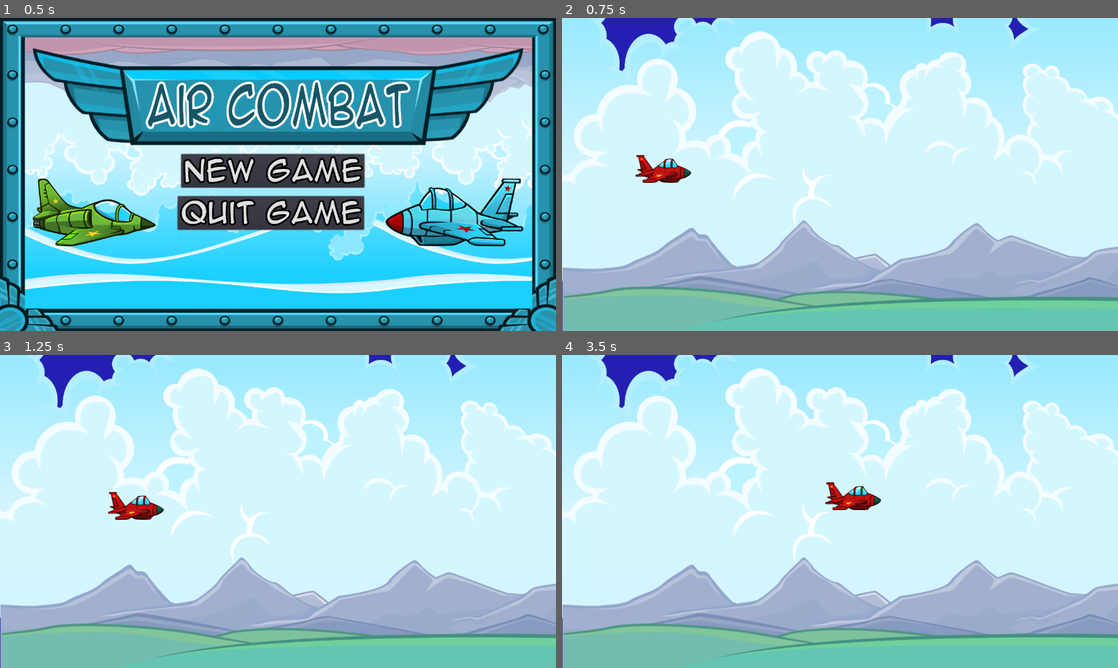
Above: before the commit, frames 1-4 (two rows, left to right).
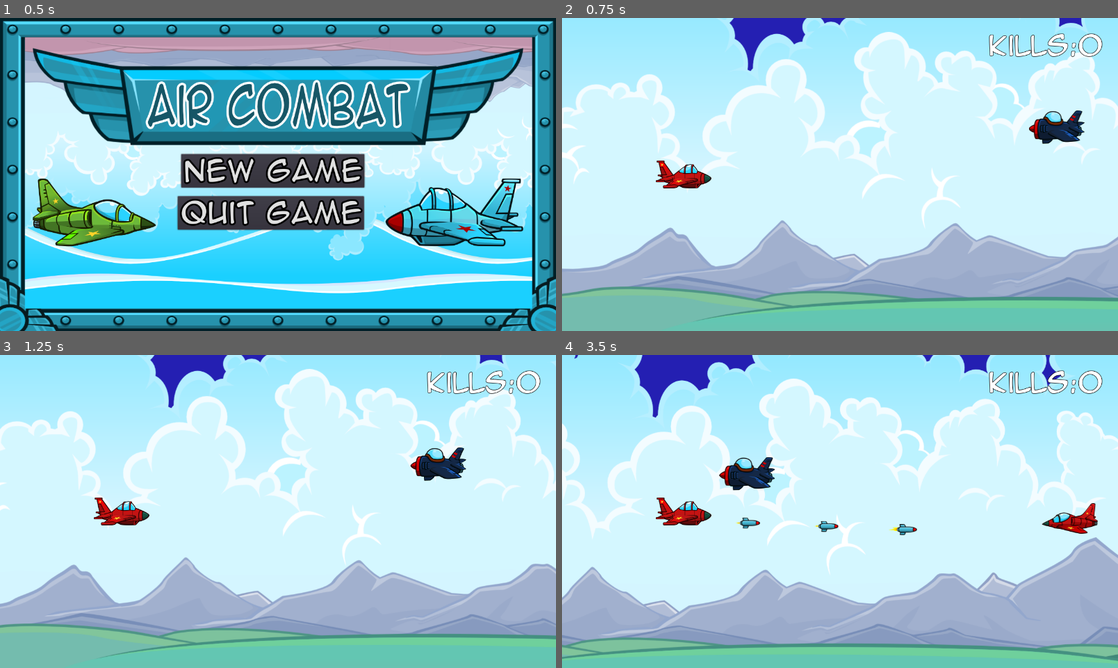
Above: after the commit, the same moments.

Repository: Stenters/GodotTutorial
Game: Godot game, scene res://TitleScene.tscn
The game is run twice, just before and just after one commit, with the same random seed, the same clock (stepped at 60 frames per second) and the same inputs.
Inputs:
- Up to frame 1 (0.5 s): no input
- Up to frame 2 (0.75 s): click "New Game" at 0.5 s
- Up to frame 3 (1.25 s): no input
- Up to frame 4 (3.5 s): hold Up (PLAYER_UP) 1.28-2.03 s; tap Space (PLAYER_SHOOT) at 1.35, 2.1, 2.85 s; hold Down (PLAYER_DOWN) 2.03-2.78 s; hold Up (PLAYER_UP) from 2.78 s (still down)

Frame 1 is identical in both runs. In frame 2, 24% of the frame differs, in the area x 0-100%, y 0-100%; in frame 3, 27%; in frame 4, 34%.

Commit message:
implementing tutorial

Diff:
--- /dev/null
+++ b/Bullet.gd
@@ -0,0 +1,9 @@
+extends Node2D
+
+func _on_Area2D_area_entered(area):
+	if(area.get_collision_layer_bit(2)):
+		queue_free()
+
+# Called every frame. 'delta' is the elapsed time since the previous frame.
+func _process(delta):
+	move_local_x(delta * 400)
--- /dev/null
+++ b/Bullet.tscn
@@ -0,0 +1,45 @@
+[gd_scene load_steps=9 format=2]
+
+[ext_resource path="res://Bullet.gd" type="Script" id=1]
+[ext_resource path="res://assets/graphics/bullet/bullet.png" type="Texture" id=2]
+[ext_resource path="res://assets/graphics/bullet/flame1.png" type="Texture" id=3]
+[ext_resource path="res://assets/graphics/bullet/flame.png" type="Texture" id=4]
+[ext_resource path="res://assets/graphics/bullet/flame2.png" type="Texture" id=5]
+[ext_resource path="res://assets/audio/rocket/Rocket.wav" type="AudioStream" id=6]
+
+[sub_resource type="SpriteFrames" id=1]
+animations = [ {
+"frames": [ ExtResource( 3 ), ExtResource( 4 ), ExtResource( 5 ) ],
+"loop": true,
+"name": "default",
+"speed": 5.0
+} ]
+
+[sub_resource type="RectangleShape2D" id=2]
+extents = Vector2( 23.3567, 12.5348 )
+
+[node name="BulletRoot" type="Node2D"]
+script = ExtResource( 1 )
+
+[node name="bullet" type="Sprite" parent="."]
+position = Vector2( 0.0266724, 0.486656 )
+texture = ExtResource( 2 )
+
+[node name="AnimatedSprite" type="AnimatedSprite" parent="bullet"]
+position = Vector2( -28.2338, -0.513336 )
+z_index = -1
+frames = SubResource( 1 )
+playing = true
+
+[node name="Area2D" type="Area2D" parent="."]
+collision_layer = 9
+collision_mask = 4
+
+[node name="CollisionShape2D" type="CollisionShape2D" parent="Area2D"]
+position = Vector2( -0.368057, 0.552078 )
+shape = SubResource( 2 )
+
+[node name="AudioStreamPlayer2D" type="AudioStreamPlayer2D" parent="."]
+stream = ExtResource( 6 )
+autoplay = true
+[connection signal="area_entered" from="Area2D" to="." method="_on_Area2D_area_entered"]
--- /dev/null
+++ b/Enemy.gd
@@ -0,0 +1,32 @@
+extends Node2D
+
+var sprite = null
+var speed = 100
+const sprites = [ "enemy1_blue.png", "enemy1_green.png",
+        "enemy1_red.png", "enemy1_yellow.png",
+        "enemy2_blue.png", "enemy2_pink.png",
+        "enemy2_red.png", "enemy2_yellow.png"]
+
+onready var explode = preload("res://Explosion.tscn").instance()
+
+# Called when the node enters the scene tree for the first time.
+func _ready():
+	speed = speed + (globals.currentStage * 10)
+
+func _enter_tree():
+	sprite = Sprite.new()
+	sprite.texture = load("res://assets/graphics/enemies/" + sprites[randi()%sprites.size()])
+	add_child(sprite)
+
+# Called every frame. 'delta' is the elapsed time since the previous frame.
+func _process(delta):
+	move_local_x(delta * -speed)
+
+func _on_Area2D_area_entered(area):
+	if(area.get_collision_layer_bit(3)):
+		explode.set_position(self.get_position())
+		get_parent().add_child(explode)
+		for i in get_parent().get_children():
+			print("child: " + i.name)
+		globals.kills += 1
+		queue_free()
--- /dev/null
+++ b/Enemy.tscn
@@ -0,0 +1,14 @@
+[gd_scene load_steps=2 format=2]
+
+[ext_resource path="res://Enemy.gd" type="Script" id=1]
+
+[node name="EnemyRoot" type="Node2D"]
+script = ExtResource( 1 )
+
+[node name="Area2D" type="Area2D" parent="."]
+collision_layer = 4
+collision_mask = 10
+
+[node name="CollisionPolygon2D" type="CollisionPolygon2D" parent="Area2D"]
+polygon = PoolVector2Array( 44.2962, -37.4404, 57.2376, -38.0875, 54.0023, 31.4722, 19.0606, 34.384, 2.88396, 27.5898, -8.43972, 26.9428, -16.8516, 35.6782, -32.3812, 37.9429, -33.6753, 27.9134, -47.5873, 27.9134, -51.7932, 12.0602, -64.0875, 3.64835, -50.1756, -7.3518, -45.3225, -19.9696, -28.4988, -22.2343, -18.4693, -35.4992, 0.295685, -36.7934, 9.0311, -30.6462, 15.1782, -16.0872, 24.2372, -12.8519 )
+[connection signal="area_entered" from="Area2D" to="." method="_on_Area2D_area_entered"]
--- /dev/null
+++ b/Explosion.gd
@@ -0,0 +1,5 @@
+extends Node2D
+
+# Called when the node enters the scene tree for the first time.
+func _ready():
+	$AnimationPlayer.play("Explode")
--- /dev/null
+++ b/Explosion.tscn
@@ -0,0 +1,64 @@
+[gd_scene load_steps=5 format=2]
+
+[ext_resource path="res://Explosion.gd" type="Script" id=1]
+[ext_resource path="res://assets/graphics/explosion/explosion.png" type="Texture" id=2]
+[ext_resource path="res://assets/audio/explode/explode.wav" type="AudioStream" id=3]
+
+[sub_resource type="Animation" id=1]
+resource_name = "Explode"
+length = 2.0
+tracks/0/type = "audio"
+tracks/0/path = NodePath("AudioStreamPlayer2D")
+tracks/0/interp = 1
+tracks/0/loop_wrap = true
+tracks/0/imported = false
+tracks/0/enabled = true
+tracks/0/keys = {
+"clips": [ {
+"end_offset": 0.0,
+"start_offset": 0.0,
+"stream": ExtResource( 3 )
+} ],
+"times": PoolRealArray( 0 )
+}
+tracks/1/type = "method"
+tracks/1/path = NodePath(".")
+tracks/1/interp = 1
+tracks/1/loop_wrap = true
+tracks/1/imported = false
+tracks/1/enabled = true
+tracks/1/keys = {
+"times": PoolRealArray( 2 ),
+"transitions": PoolRealArray( 1 ),
+"values": [ {
+"args": [  ],
+"method": "queue_free"
+} ]
+}
+tracks/2/type = "value"
+tracks/2/path = NodePath("Sprite:frame")
+tracks/2/interp = 1
+tracks/2/loop_wrap = true
+tracks/2/imported = false
+tracks/2/enabled = true
+tracks/2/keys = {
+"times": PoolRealArray( 0, 0.2, 0.4, 0.6, 0.8, 1, 1.2, 1.4, 1.6 ),
+"transitions": PoolRealArray( 1, 1, 1, 1, 1, 1, 1, 1, 1 ),
+"update": 1,
+"values": [ 0, 1, 2, 3, 4, 5, 6, 7, 8 ]
+}
+
+[node name="ExplosionRoot" type="Node2D"]
+script = ExtResource( 1 )
+
+[node name="Sprite" type="Sprite" parent="."]
+texture = ExtResource( 2 )
+vframes = 3
+hframes = 3
+
+[node name="AnimationPlayer" type="AnimationPlayer" parent="."]
+anims/Explode = SubResource( 1 )
+
+[node name="AudioStreamPlayer2D" type="AudioStreamPlayer2D" parent="."]
+stream = ExtResource( 3 )
+autoplay = true
--- /dev/null
+++ b/GameScene.gd
@@ -0,0 +1,66 @@
+extends Node2D
+
+enum GameState { Loading, Running, GameOver }
+onready var State = GameState.Loading
+onready var enemyObj = preload("res://Enemy.tscn")
+
+var Player = null
+var cam = null
+
+# Called when the node enters the scene tree for the first time.
+func _ready():
+	var labelText = "Stage " + str(globals.currentStage)
+	$Label.set_text(labelText)
+	# $AnimationPlayer.play("Stage Display")
+	startAnimationDone()
+
+func _process(delta):
+	$HUD/Kills.set_text("Kills:" + str(globals.kills))
+	pass
+
+func _input(event):
+	if(State == GameState.GameOver):
+		if(event.is_action("PLAYER_SHOOT")):
+			get_tree().change_scene("TitleScene/TitleScene.tscn")
+
+func startAnimationDone():
+	$Label.visible = false
+	Player = load("res://Player.tscn").instance()
+	Player.position = Vector2(300,720/2)
+	cam = Camera2D.new()
+	cam.position.x = 360
+	cam.make_current()
+	Player.add_child(cam)
+	add_child(Player)
+	SpawnEnemies()
+	State = GameState.Running
+
+func _on_Area2D_area_entered(area):
+	if(area.get_collision_layer_bit(4)):
+		if(State == GameState.Running):
+			Player.speed = 0
+			globals.currentStage += 1
+			get_tree().reload_current_scene()
+
+func PlayerDied():
+	for i in Player.get_children():
+		i.queue_free()
+	remove_child(Player)
+	State = GameState.GameOver
+
+	$Label.set_text("Game Over")
+	$Label.visible = true
+	$Label.set_position(Vector2(1280/2 - 200, 700/2))
+
+func SpawnEnemy(x,y):
+	var enemy = enemyObj.instance()
+	enemy.set_position(Vector2(x,y))
+	add_child(enemy)
+
+func SpawnEnemies():
+	randomize()
+	for i in range(0,10+globals.currentStage):
+		SpawnEnemy(700 + randi() % 5000, randi() % int(get_viewport_rect().size.y))
+
+func SpawnBossWave():
+	pass
--- a/GameScene.tscn
+++ b/GameScene.tscn
@@ -1,43 +1,88 @@
-[gd_scene load_steps=7 format=2]
+[gd_scene load_steps=12 format=2]
 
-[ext_resource path="res://assets/graphics/bg/farground_mountains.png" type="Texture" id=1]
-[ext_resource path="res://assets/graphics/bg/midground_mountains.png" type="Texture" id=2]
-[ext_resource path="res://assets/graphics/bg/foreground_mountains.png" type="Texture" id=3]
-[ext_resource path="res://assets/graphics/bg/mid_ground_cloud_1.png" type="Texture" id=4]
-[ext_resource path="res://assets/graphics/bg/mid_ground_cloud_2.png" type="Texture" id=5]
-[ext_resource path="res://Player.tscn" type="PackedScene" id=6]
+[ext_resource path="res://GameScene.gd" type="Script" id=1]
+[ext_resource path="res://assets/graphics/bg/farground_mountains.png" type="Texture" id=2]
+[ext_resource path="res://assets/graphics/bg/midground_mountains.png" type="Texture" id=3]
+[ext_resource path="res://assets/graphics/bg/foreground_mountains.png" type="Texture" id=4]
+[ext_resource path="res://assets/graphics/bg/mid_ground_cloud_1.png" type="Texture" id=5]
+[ext_resource path="res://assets/graphics/bg/mid_ground_cloud_2.png" type="Texture" id=6]
+[ext_resource path="res://assets/fonts/animeace.ttf" type="DynamicFontData" id=7]
+
+[sub_resource type="DynamicFont" id=1]
+size = 60
+outline_size = 1
+font_data = ExtResource( 7 )
+
+[sub_resource type="Animation" id=2]
+resource_name = "Stage Display"
+length = 4.0
+tracks/0/type = "value"
+tracks/0/path = NodePath("Label:percent_visible")
+tracks/0/interp = 1
+tracks/0/loop_wrap = true
+tracks/0/imported = false
+tracks/0/enabled = true
+tracks/0/keys = {
+"times": PoolRealArray( 0, 3.5 ),
+"transitions": PoolRealArray( 1, 1 ),
+"update": 0,
+"values": [ 0.0, 1.0 ]
+}
+tracks/1/type = "method"
+tracks/1/path = NodePath(".")
+tracks/1/interp = 1
+tracks/1/loop_wrap = true
+tracks/1/imported = false
+tracks/1/enabled = true
+tracks/1/keys = {
+"times": PoolRealArray( 4 ),
+"transitions": PoolRealArray( 1 ),
+"values": [ {
+"args": [  ],
+"method": "startAnimationDone"
+} ]
+}
+
+[sub_resource type="DynamicFont" id=3]
+size = 60
+outline_size = 1
+outline_color = Color( 0, 0, 0, 1 )
+font_data = ExtResource( 7 )
+
+[sub_resource type="RectangleShape2D" id=4]
+extents = Vector2( 0.788734, 10 )
 
 [node name="GameSceneRoot" type="Node2D"]
+script = ExtResource( 1 )
 
 [node name="Mountains" type="Node" parent="."]
 editor/display_folded = true
 
 [node name="farground_mountains" type="Sprite" parent="Mountains"]
 position = Vector2( 1025.33, 562.346 )
-texture = ExtResource( 1 )
+texture = ExtResource( 2 )
 
 [node name="farground_mountains2" type="Sprite" parent="Mountains"]
 position = Vector2( 3073.56, 562.346 )
-texture = ExtResource( 1 )
+texture = ExtResource( 2 )
 
 [node name="midground_mountains" type="Sprite" parent="Mountains"]
 position = Vector2( 1031.88, 653.277 )
-texture = ExtResource( 2 )
+texture = ExtResource( 3 )
 
 [node name="midground_mountains2" type="Sprite" parent="Mountains"]
 position = Vector2( 3080.1, 653.277 )
-texture = ExtResource( 2 )
+texture = ExtResource( 3 )
 
 [node name="foreground_mountains" type="Sprite" parent="Mountains"]
 position = Vector2( 1027.82, 672.23 )
-texture = ExtResource( 3 )
+texture = ExtResource( 4 )
 
 [node name="foreground_mountains2" type="Sprite" parent="Mountains"]
 position = Vector2( 3076.04, 672.23 )
-texture = ExtResource( 3 )
+texture = ExtResource( 4 )
 
 [node name="Clouds" type="Node" parent="."]
-editor/display_folded = true
 
 [node name="ParallaxBackground" type="ParallaxBackground" parent="Clouds"]
 
@@ -47,11 +92,11 @@
 
 [node name="mid_ground_cloud_1" type="Sprite" parent="Clouds/ParallaxBackground/ParallaxLayer"]
 position = Vector2( 1022.97, 152.052 )
-texture = ExtResource( 4 )
+texture = ExtResource( 5 )
 
 [node name="mid_ground_cloud_2" type="Sprite" parent="Clouds/ParallaxBackground/ParallaxLayer/mid_ground_cloud_1"]
-position = Vector2( -190.879, 116.422 )
-texture = ExtResource( 5 )
+position = Vector2( -189.879, 117.422 )
+texture = ExtResource( 6 )
 
 [node name="ParallaxBackground" type="ParallaxBackground" parent="Clouds/ParallaxBackground/ParallaxLayer"]
 
@@ -59,5 +104,40 @@
 motion_scale = Vector2( 0.75, 1 )
 motion_mirroring = Vector2( 2048, 0 )
 
-[node name="PlayerRoot" parent="." instance=ExtResource( 6 )]
-position = Vector2( 204.078, 347.237 )
+[node name="Label" type="Label" parent="."]
+margin_left = 443.0
+margin_top = 215.0
+margin_right = 682.0
+margin_bottom = 282.0
+custom_fonts/font = SubResource( 1 )
+custom_colors/font_color = Color( 0, 0, 0, 1 )
+text = "STAGE"
+align = 1
+valign = 1
+percent_visible = 0.018713
+
+[node name="AnimationPlayer" type="AnimationPlayer" parent="."]
+"anims/Stage Display" = SubResource( 2 )
+
+[node name="HUD" type="CanvasLayer" parent="."]
+
+[node name="Kills" type="Label" parent="HUD"]
+margin_left = 982.0
+margin_top = 31.0
+margin_right = 1247.0
+margin_bottom = 98.0
+custom_fonts/font = SubResource( 3 )
+custom_colors/font_color = Color( 1, 1, 1, 1 )
+text = "Kills:0"
+
+[node name="Triggers" type="Node2D" parent="."]
+
+[node name="Area2D" type="Area2D" parent="Triggers"]
+collision_layer = 17
+collision_mask = 16
+
+[node name="CollisionShape2D" type="CollisionShape2D" parent="Triggers/Area2D"]
+position = Vector2( 3300, 0 )
+scale = Vector2( 30, 360 )
+shape = SubResource( 4 )
+[connection signal="area_entered" from="Triggers/Area2D" to="." method="_on_Area2D_area_entered"]
--- a/Player.gd
+++ b/Player.gd
@@ -3,7 +3,19 @@
 var speed = 159
 var verticalMovement = 0
 const MAX_VERTICAL_MOVEMENT = 200
+var bulletObj = null
+const RATE_OF_FIRE = 3.0
+var dying = false
 
+onready var shotCooldown = Timer.new()
+onready var explode = preload("res://Explosion.tscn").instance()
+
+# Called when the node enters the scene tree for the first time.
+func _ready():
+	add_child(shotCooldown)
+	bulletObj = load("res://Bullet.tscn")
+	shotCooldown.one_shot = true
+	shotCooldown.set_wait_time(1/RATE_OF_FIRE)
 
 # Called every frame. 'delta' is the elapsed time since the previous frame.
 func _process(delta):
@@ -17,6 +29,22 @@
 		if(self.position.y > get_viewport_rect().size.y):
 			move_local_y(-10)
 			verticalMovement = 0
+		if(dying == true):
+			if(shotCooldown.time_left == 0):
+				get_node("/root/GameSceneRoot").PlayerDied()
+				queue_free()
+				print("Dead")
+
+func stop():
+	speed = 0
+
+func explode():
+	explode.set_position(self.get_position())
+	get_parent().add_child(explode)
+	shotCooldown.wait_time = 2.5
+	shotCooldown.start()
+	$PlayerSprite.visible = false
+	dying = true
 
 func _input(event):
 	if(event.is_action("PLAYER_UP")):
@@ -26,8 +54,13 @@
 		if(verticalMovement <= MAX_VERTICAL_MOVEMENT):
 			verticalMovement += 10
 	if(event.is_action("PLAYER_SHOOT")):
-		pass
+		if(shotCooldown.time_left == 0):
+			var bullet = bulletObj.instance()
+			bullet.position = self.get_position()
+			bullet.position.y += 20
+			get_node("/root/GameSceneRoot").add_child(bullet)
+			shotCooldown.start()
 
-# Called when the node enters the scene tree for the first time.
-func _ready():
-	pass # Replace with function body.
+func _on_Area2D_area_entered(area):
+	if(area.get_collision_layer_bit(2)):
+		explode()
--- a/Player.tscn
+++ b/Player.tscn
@@ -11,6 +11,8 @@
 
 [node name="Area2D" type="Area2D" parent="."]
 editor/display_folded = true
+collision_layer = 51
+collision_mask = 55
 
 [node name="CollisionPolygon2D" type="CollisionPolygon2D" parent="Area2D"]
 polygon = PoolVector2Array( -24.3059, -0.671089, -47.3029, -31.1555, -57.4644, -30.6207, -62.8126, 15.3734, -35.2696, 20.1867, -46.5007, 28.4763, -16.2837, 28.7437, 31.5823, 30.3482, 39.3371, 23.3956, 64.206, 9.49039, 32.9193, -8.15849, 21.1534, -23.4007, 6.71336, -22.8659 )
--- a/project.godot
+++ b/project.godot
@@ -50,6 +50,15 @@
  ]
 }
 
+[layer_names]
+
+2d_physics/layer_1="all"
+2d_physics/layer_2="player"
+2d_physics/layer_3="enemy"
+2d_physics/layer_4="bullet"
+2d_physics/layer_5="trigger"
+2d_physics/layer_6="ground"
+
 [rendering]
 
 environment/default_clear_color=Color( 0.145098, 0.12549, 0.701961, 1 )
